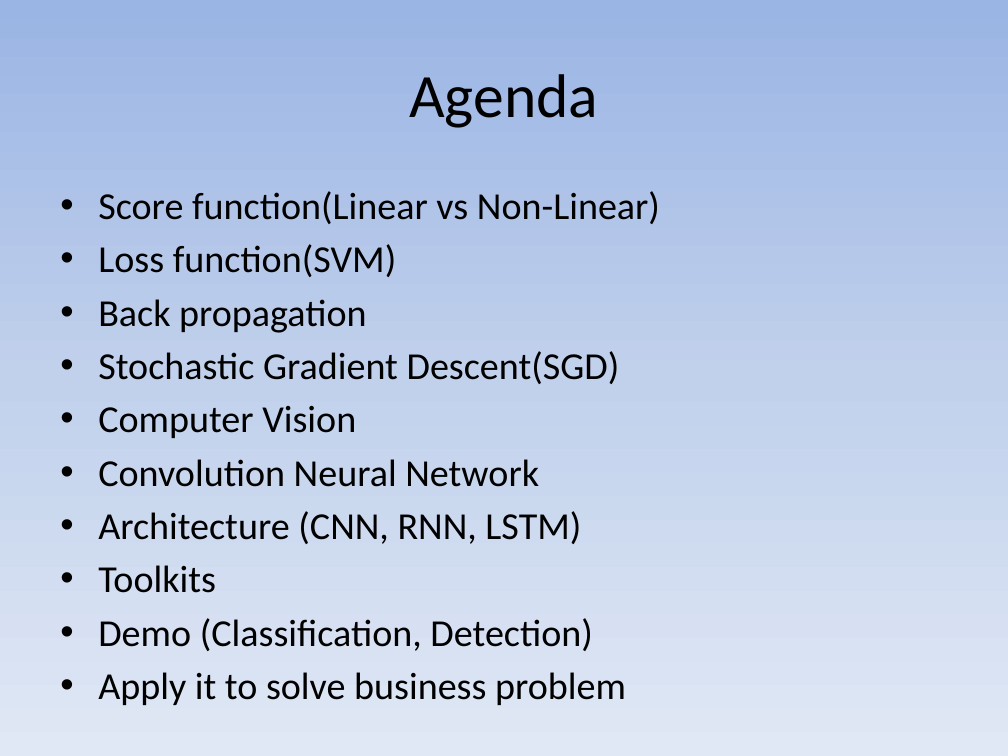
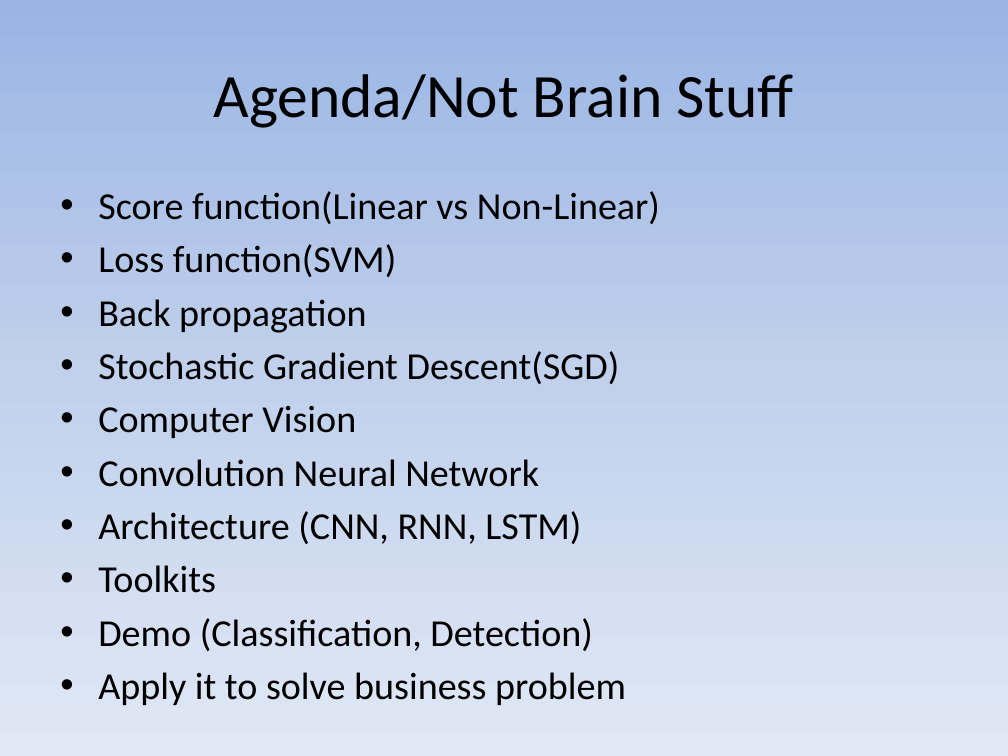
Before and after one commit to mayuanyang/ComputerVision, a slide deck: slide 3 of ai.pptx (slide 2 before the commit). Drawn at 1008x756 pixels with LibreOffice and Linux fonts; fonts in the diff are those of the drawing. Boxes give left, top, right and bottom in pixels: in the first picture for what was removed or moved away, otherwise in the second. Text is boxed around its words. In the diff, an @@ line names an element or a change of style, - is before the commit and + after.

Commit message:
update ppt

```diff
--- a/ai.pptx
+++ b/ai.pptx
@@ title at bbox=[213, 74, 793, 128]: text changed @@
-Agenda
+Agenda/Not Brain Stuff
```
Also in this commit, not shown: 1 slide added.
